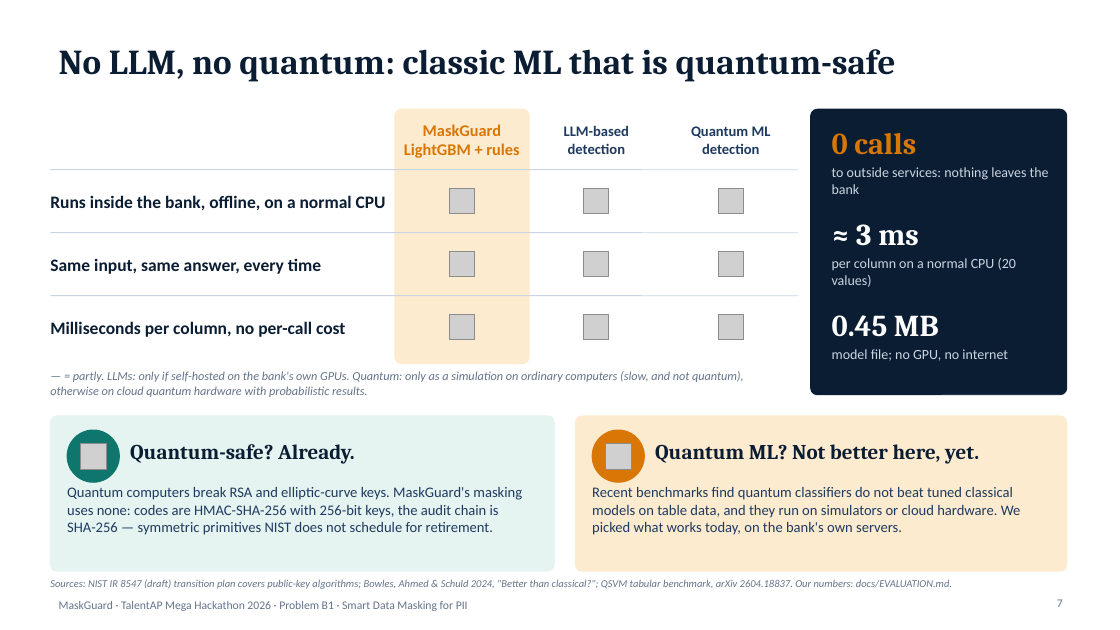
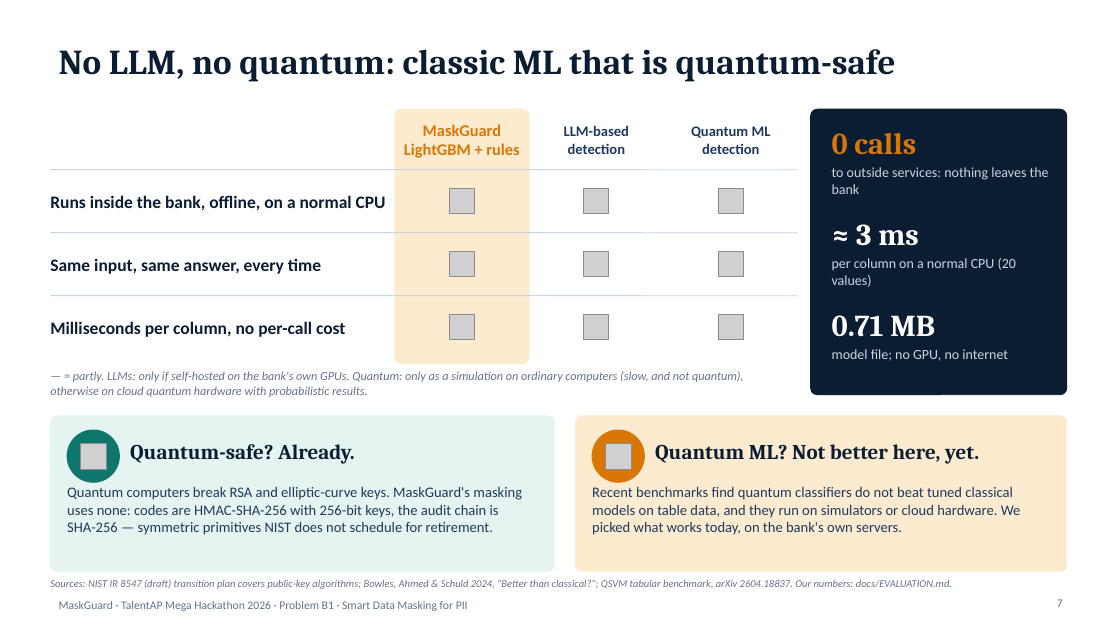
Before and after one commit to hotaro6754/mask, a slide deck: slide 7 of docs/MaskGuard_Final_Deck.pptx. Drawn at 1120x630 pixels with LibreOffice and Linux fonts; fonts in the diff are those of the drawing; grey boxes stand for pictures. Boxes give left, top, right and bottom in pixels: in the first picture for what was removed or moved away, otherwise in the second. Text is boxed around its words. In the diff, an @@ line names an element or a change of style, - is before the commit and + after.

```diff
--- a/docs/MaskGuard_Final_Deck.pptx
+++ b/docs/MaskGuard_Final_Deck.pptx
@@ text at (x1=832, y1=315, x2=935, y2=337): text changed @@
-0.45 MB
+0.71 MB
```
Also in this commit, not shown: 2 other slides changed, 17 other files.
